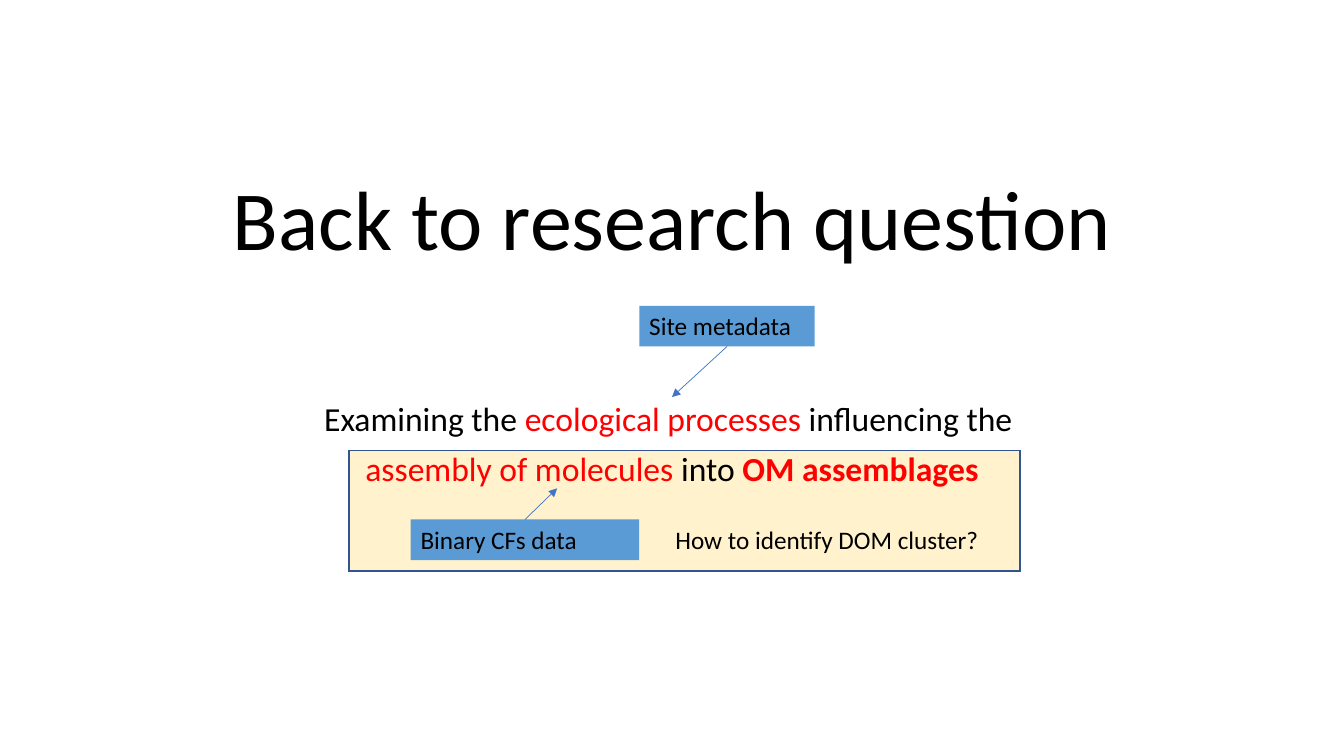
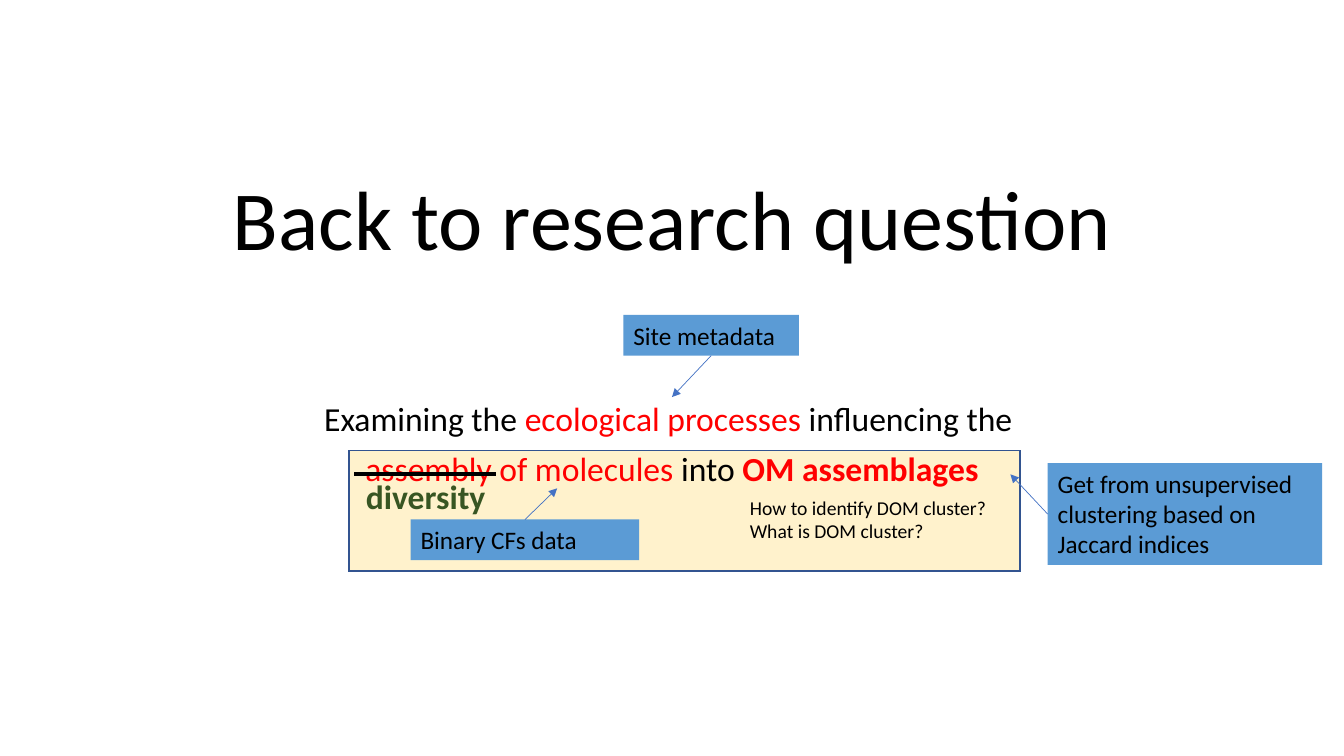
Before and after one commit to mmlchang/WHONDRS_collaboration, a slide deck: slide 3 of EDA/EDA.pptx. Drawn at 1344x756 pixels with LibreOffice and Linux fonts; fonts in the diff are those of the drawing. Boxes give left, top, right and bottom in pixels: in the first picture for what was removed or moved away, otherwise in the second. Text is boxed around its words. In the diff, an @@ line names an element or a change of style, - is before the commit and + after.

```diff
--- a/EDA/EDA.pptx
+++ b/EDA/EDA.pptx
@@ rectangle "Site metadata": place and size @@
-rectangle "Site metadata" at [639,306,815,346]
+rectangle "Site metadata" at [624,315,800,355]
@@ arrow moved from (727, 347) - (673, 397) to (712, 356) - (673, 397) @@
@@ line added from (355, 475) to (496, 475), #000000 3 pt @@
@@ arrow added from (1048, 514) to (1010, 475), #4472C4 0.5 pt @@
@@ rectangle added at [1048,464,1322,566], fill #5B9BD5, 18 pt, text #000000 @@
+Get from unsupervised clustering based on Jaccard indices
@@ text added at [366,482,485,515], 24 pt, text #385723, bold @@
+diversity
@@ text "How to identify DOM cluster?": place and size @@
-text "How to identify DOM cluster?" at [675,531,978,553]
+text "How to identify DOM cluster?" at [750,501,986,538]
@@ text at [750,501,986,518]: size 18 to 14 pt in "How to identify DOM cluster?" @@
@@ text at [750,524,924,538]: paragraph added @@
+What is DOM cluster?
```
Also in this commit, not shown: 1 other slide changed, 5 slides added, 1 slide removed, 1 other file.
